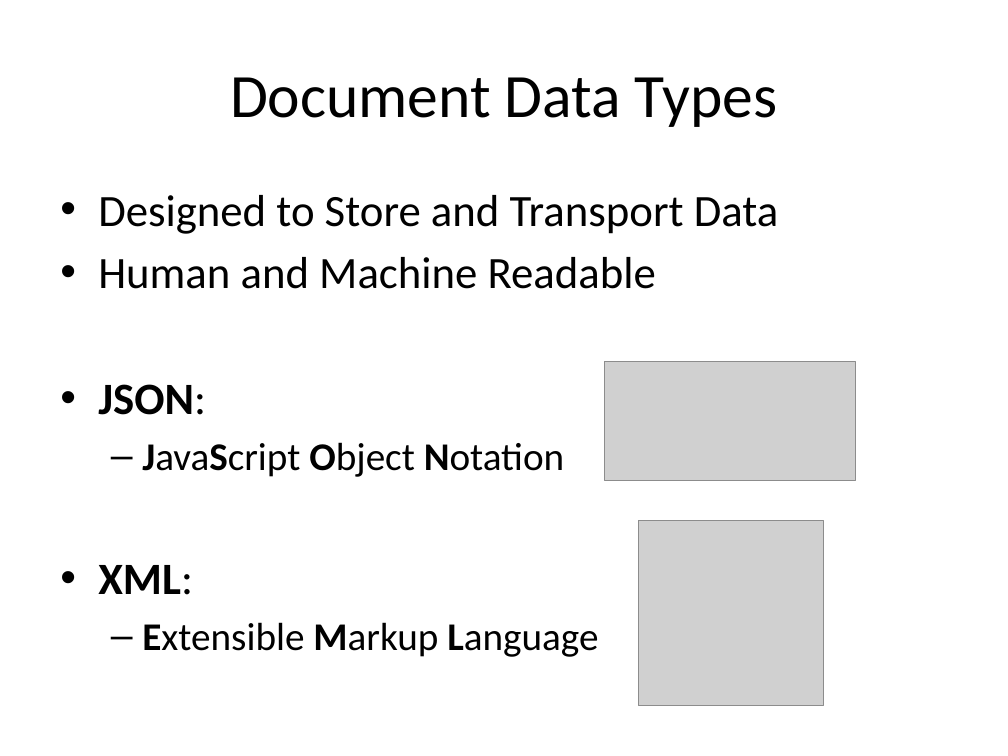
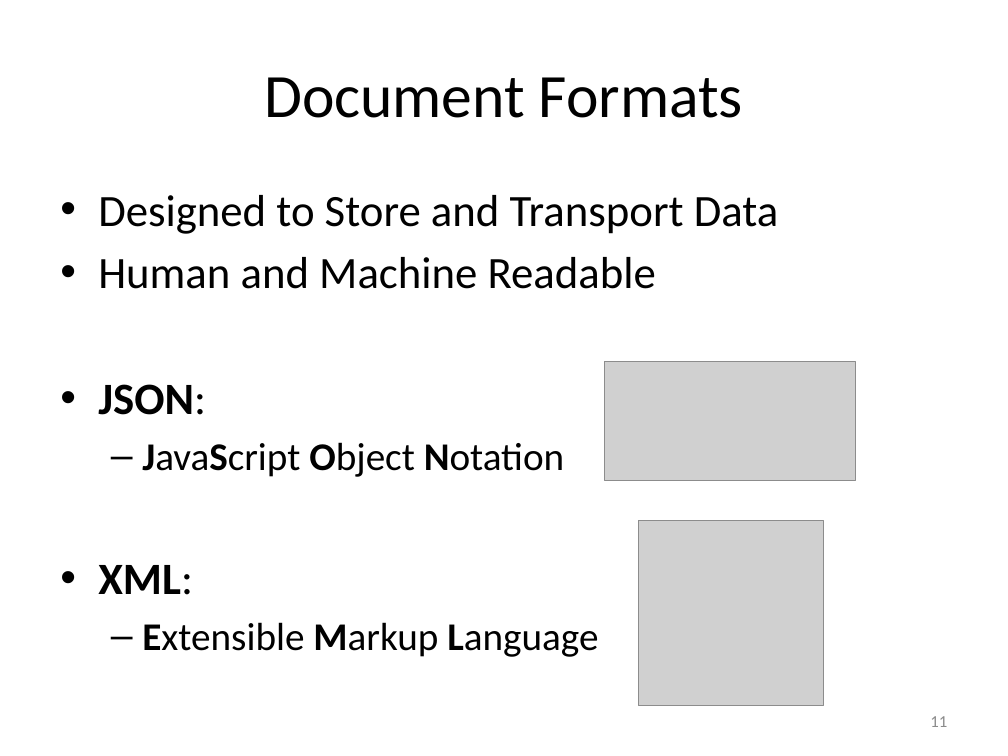
Before and after one commit to UUDeCART/NoSQL, a slide deck: slide 11 of NoSQL.pptx. Drawn at 1008x756 pixels with LibreOffice and Linux fonts; fonts in the diff are those of the drawing; grey boxes stand for pictures. Boxes give left, top, right and bottom in pixels: in the first picture for what was removed or moved away, otherwise in the second. Text is boxed around its words. In the diff, an @@ line names an element or a change of style, - is before the commit and + after.

```diff
--- a/NoSQL.pptx
+++ b/NoSQL.pptx
@@ title at (264, 77, 743, 118): text changed @@
-Document Data Types
+Document Formats
@@ page number added at (930, 716, 947, 727), 12 pt, text #8C8C8C @@
+11
```
Also in this commit, not shown: 27 other slides changed.
